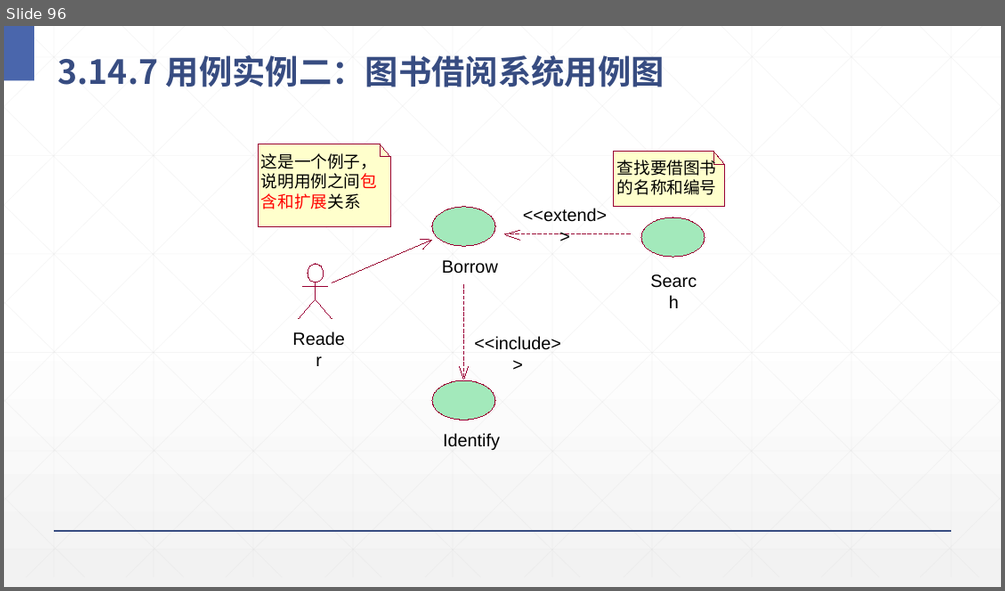
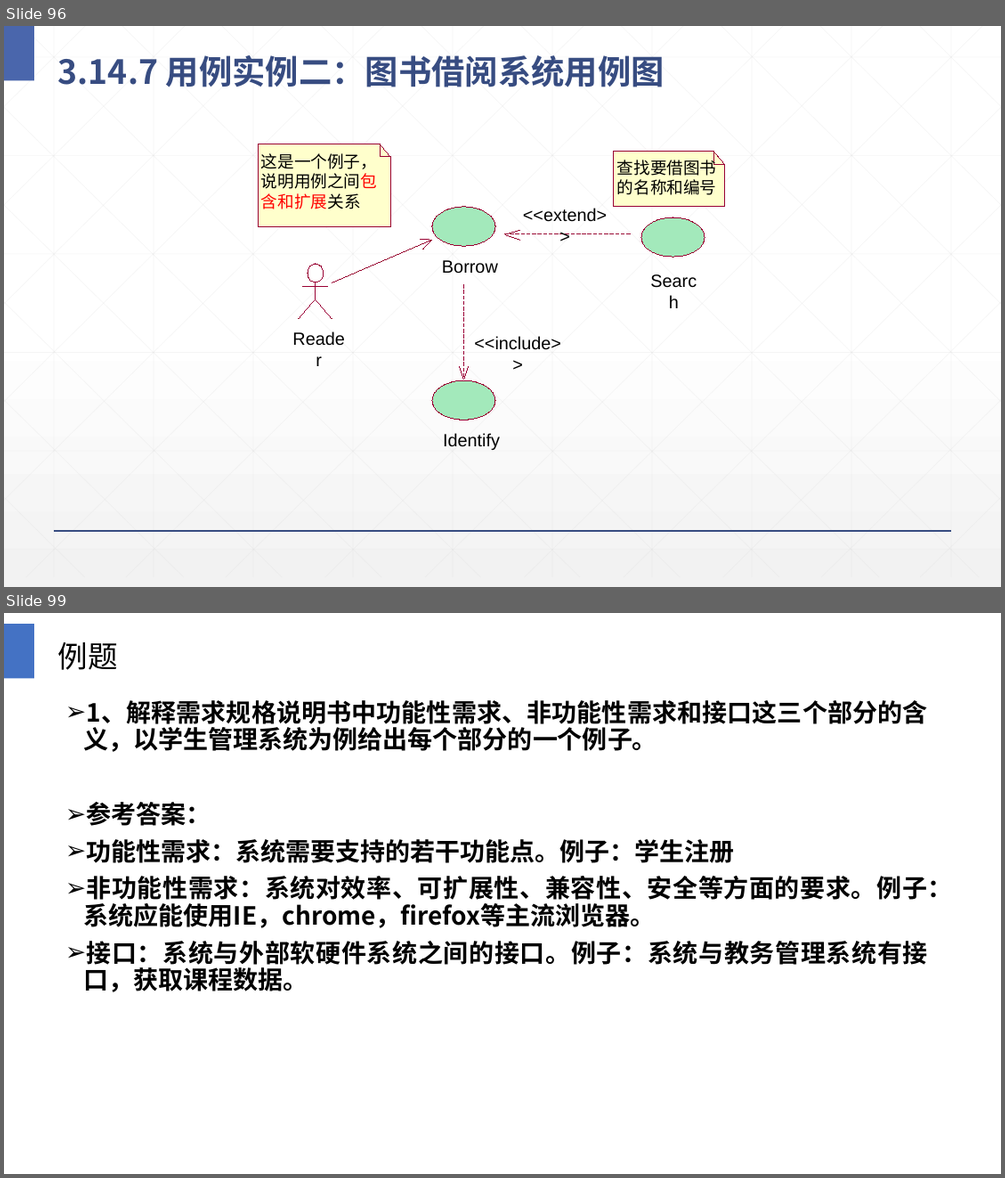
Before and after one commit to Panamera-Turbo/Software_Engineering, a slide deck: 3需求分析.pptx. Shown one above the other, each under a label of ours: slide 96 before the commit, slides 96 and 99 after it; the slides between them are not shown. The pictures are 1005x591 and 1005x1178 pixels, drawn with LibreOffice and Linux fonts; fonts in the diff are those of the drawing. Boxes give left, top, right and bottom in pixels: in the first picture for what was removed or moved away, otherwise in the second. Text is boxed around its words. In the diff, an @@ line names an element or a change of style, - is before the commit and + after.

```diff
--- a/3需求分析.pptx
+++ b/3需求分析.pptx
@@ slide 99 added at (4,613,1001,1174), background #FFFFFF @@
@@ rectangle added at (4,624,34,678), fill #4472C4 @@
@@ title added at (58,642,118,670), 28.8 pt, text #000000 @@
+例题
@@ text added at (84,700,952,992), 24 pt, text #000000, bold @@
+➢ 1、解释需求规格说明书中功能性需求、非功能性需求和接口这三个部分的含义，以学生管理系统为例给出每个部分的一个例子。
+➢ 参考答案：
+➢ 功能性需求：系统需要支持的若干功能点。例子：学生注册
+➢ 非功能性需求：系统对效率、可扩展性、兼容性、安全等方面的要求。例子：系统应能使用IE，chrome，firefox等主流浏览器。
+➢ 接口：系统与外部软硬件系统之间的接口。例子：系统与教务管理系统有接口，获取课程数据。
```
Also in this commit, not shown: 4 other slides added, 7 other files.
